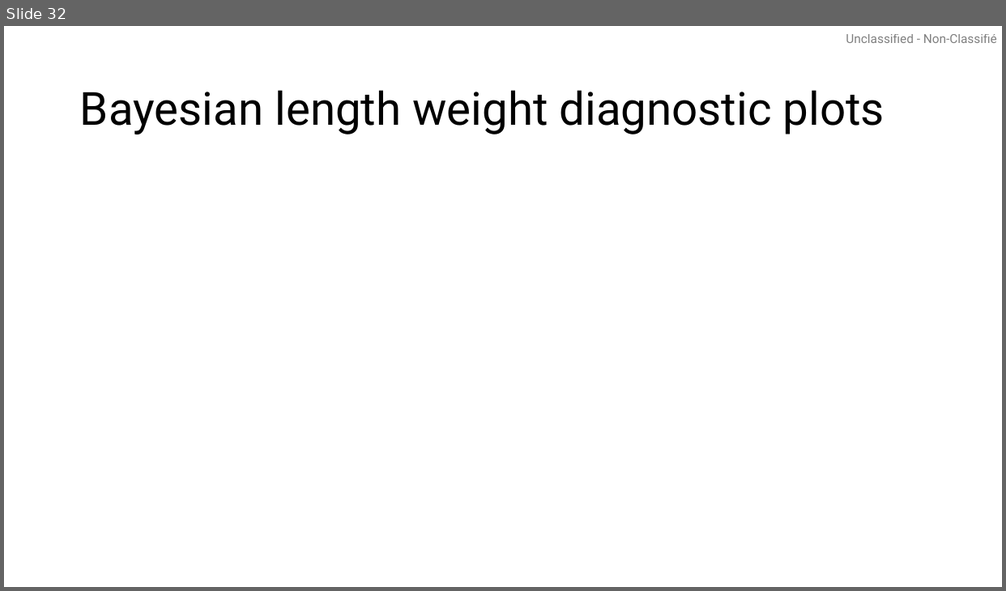
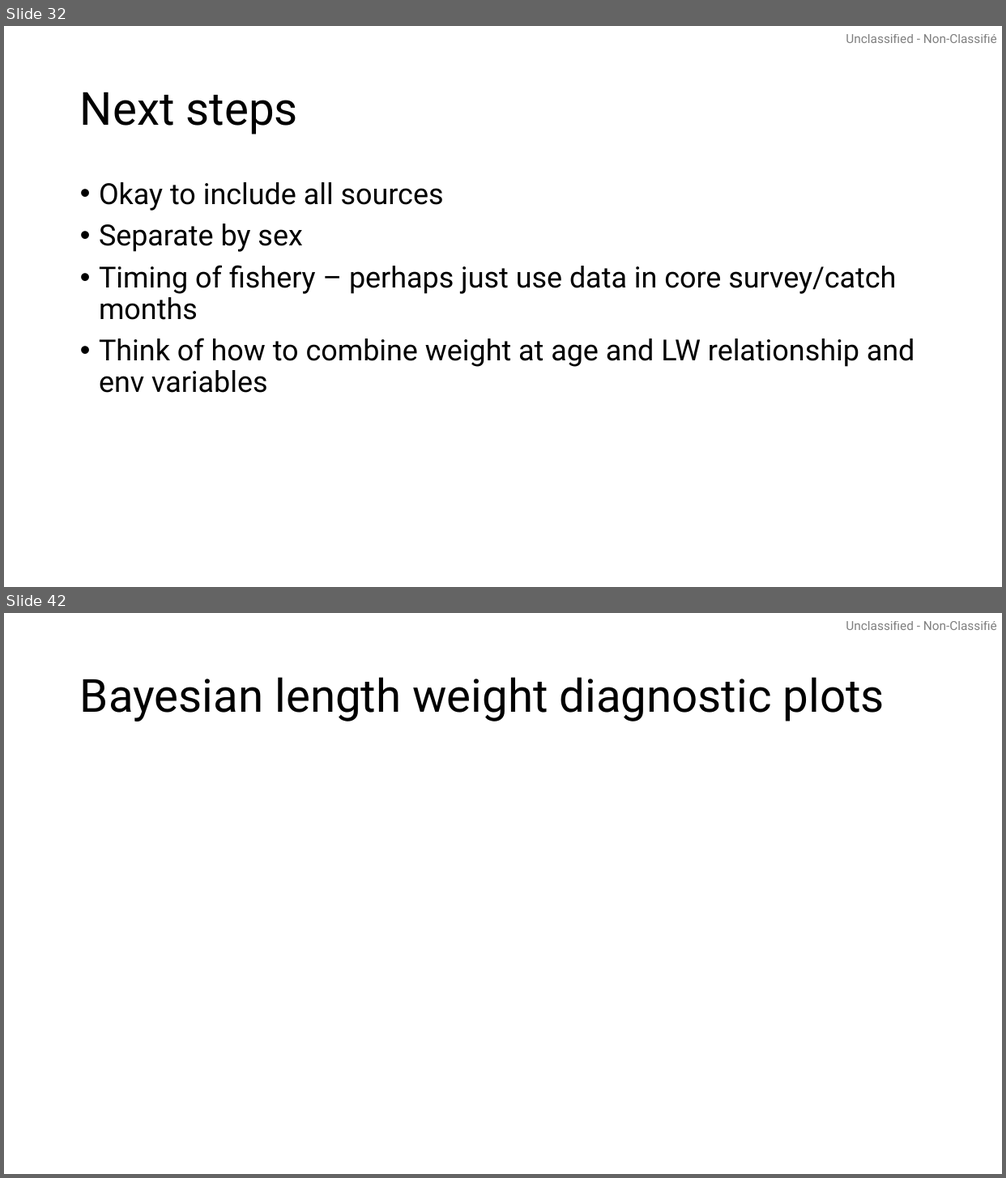
Before and after one commit to pbs-assess/gfcondition, a slide deck: stock-specific/hake/output_plots_20260730.pptx. Shown one above the other, each under a label of ours: slide 32 before the commit, slides 32 and 42 after it; the slides between them are not shown. The pictures are 1006x591 and 1006x1178 pixels, drawn with LibreOffice and Linux fonts; fonts in the diff are those of the drawing. Boxes give left, top, right and bottom in pixels: in the first picture for what was removed or moved away, otherwise in the second. Text is boxed around its words. In the diff, an @@ line names an element or a change of style, - is before the commit and + after.

```diff
--- a/stock-specific/hake/output_plots_20260730.pptx
+++ b/stock-specific/hake/output_plots_20260730.pptx
@@ slide 32 added at bbox=[4, 26, 1002, 587], background #FFFFFF; not listed: 1 template element that a slide beside it also shows @@
@@ title added at bbox=[80, 92, 298, 135], 44 pt, text #000000 @@
+Next steps
@@ text added at bbox=[99, 182, 915, 393], 28 pt, text #000000 @@
+• Okay to include all sources
+• Separate by sex
+• Timing of fishery – perhaps just use data in core survey/catch months
+• Think of how to combine weight at age and LW relationship and env variables
@@ what was slide 32 is now slide 42 @@
```
Also in this commit, not shown: 3 slides changed, 12 other slides added, 3 slides removed, 1 other file.
